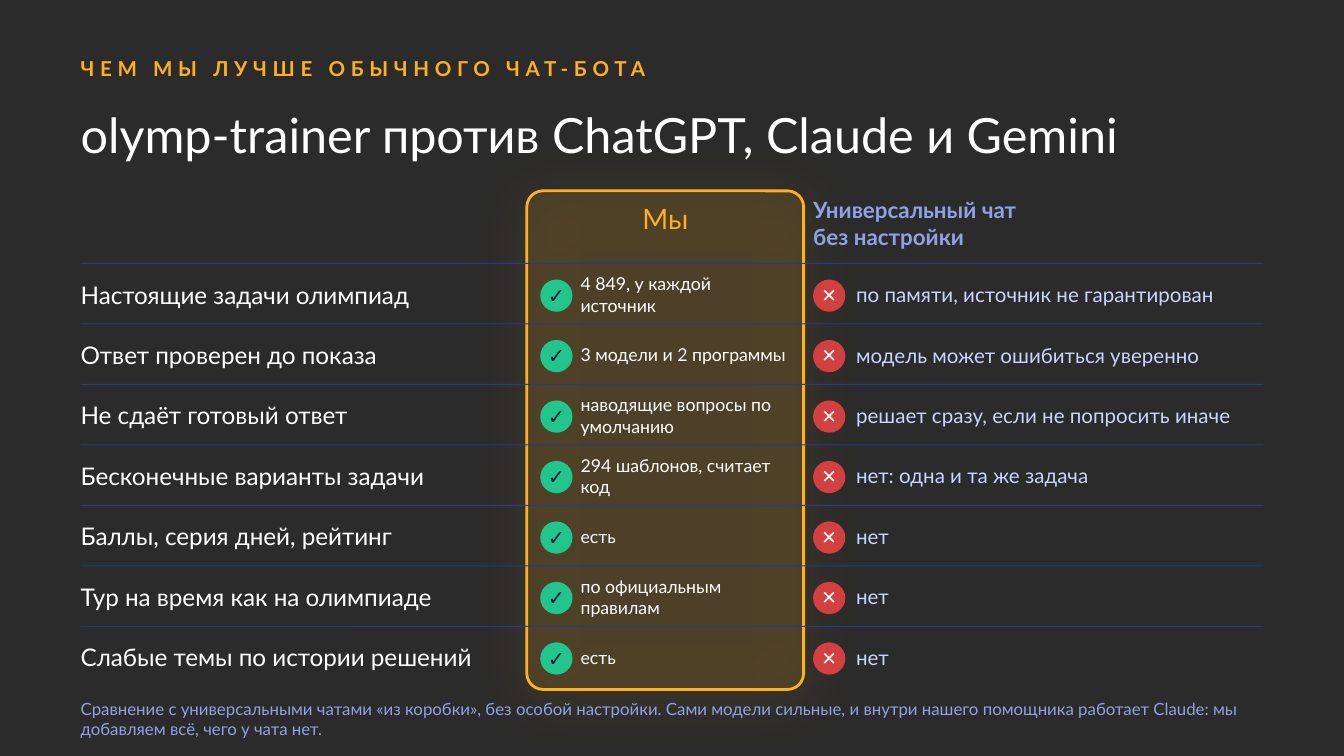
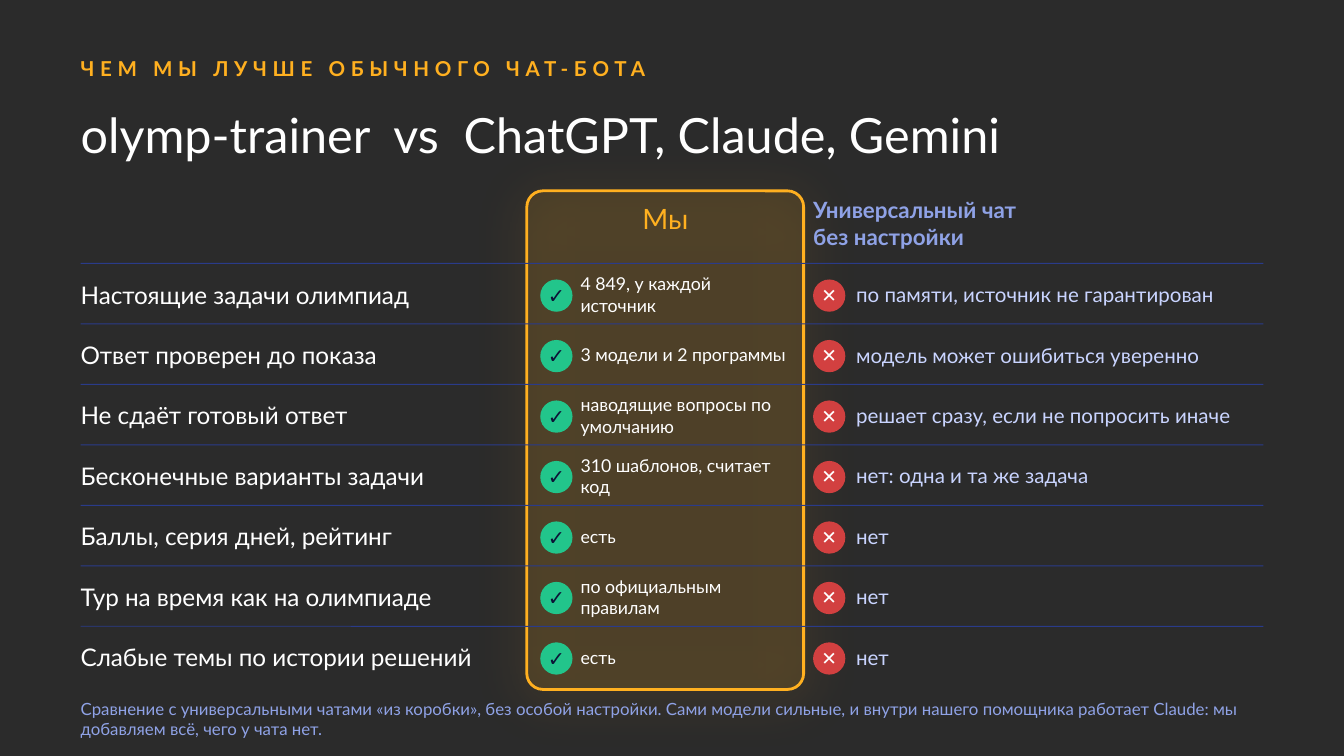
Before and after one commit to nagayevarsen/olymp-trainer, a slide deck: slide 6 of docs/handoff/olymp-trainer.pptx. Drawn at 1344x756 pixels with LibreOffice and Linux fonts; fonts in the diff are those of the drawing; background and template pictures are left out; a plain dark background stands for a picture behind light text. Boxes give left, top, right and bottom in pixels: in the first picture for what was removed or moved away, otherwise in the second. Text is boxed around its words. In the diff, an @@ line names an element or a change of style, - is before the commit and + after.

Commit message:
Презентация: vs, слайд для образовательных центров, задача 7 класса, ответ на загадку в финале; 25 новых шаблонов по олимпиадам

```diff
--- a/docs/handoff/olymp-trainer.pptx
+++ b/docs/handoff/olymp-trainer.pptx
@@ text at (81, 117, 1000, 162): text changed @@
-olymp-trainer против ChatGPT, Claude и Gemini
+olymp-trainer vs ChatGPT, Claude, Gemini
@@ text at (581, 459, 771, 474): text changed @@
-294 шаблонов, считает код
+310 шаблонов, считает код
```
Also in this commit, not shown: 3 other slides changed, 2 slides added, 1 slide removed, 25 other files.
